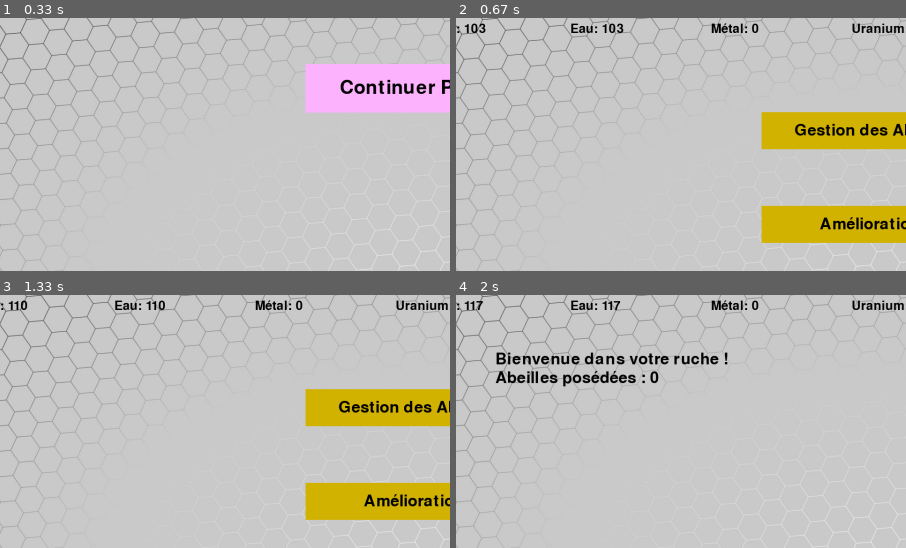
Above: before the commit, frames 1-4 (two rows, left to right).
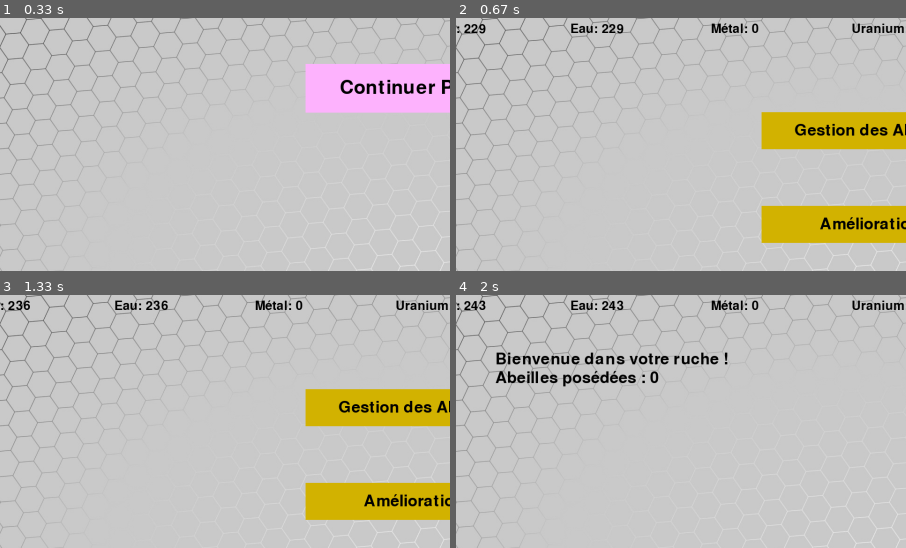
Above: after the commit, the same moments.

Repository: germainaubert/Bee-Intech
Game: pygame game, started from window.py
The game is run twice, just before and just after one commit, with the same random seed, the same clock (stepped at 60 frames per second) and the same inputs.
Inputs (mouse positions are % of the whole screen's width and height, from its top left):
- Up to frame 1 (0.33 s): no input
- Up to frame 2 (0.67 s): click (50, 14) at 0.38 s
- Up to frame 3 (1.33 s): tap Enter at 0.67 s
- Up to frame 4 (2 s): click (50, 22) at 1.6 s
The pictures show only the part of the screen within x 3-53%, y 0-50%; the shares and areas given below are measured in that part.

Frame 1 is identical in both runs. In frame 2, 0.2% of the frame differs, in the area x 1-38%, y 1-7%; in frame 3, 0.3%, in the area x 1-38%, y 1-6%; in frame 4, 0.3%.

Commit message:
bdd amélio

Diff:
--- a/database.py
+++ b/database.py
@@ -72,7 +72,7 @@
             self._ressource = tuple(self._ressource)
             self._prod = tuple(self._prod)
 
-            cur.execute("SELECT Nom, Niveau, Niveau_Requis, Cout, Ressource_Prix, Categorie, Possession FROM amelioration WHERE ruche_id = 1")
+            cur.execute("SELECT Nom, Niveau, Niveau_Requis, Cout, Ressource_Prix, Categorie, Possession, x, y FROM amelioration WHERE ruche_id = 1")
             rows = cur.fetchall()
             print("upgrades :")
             for row in rows:
@@ -84,12 +84,14 @@
                 ressource_price = row[4]
                 category = row[5]
                 possession = row[6]
+                x = row[7]
+                y = row [8]
                 if possession == 0:
                     possession = False
                 else:
                     possession = True
                 print(possession)
-                self._upgrades.append(upgrade(name, lvl, required_level, [price,ressource_price], category, possession, (3,3),"chong","./Images/bak.jpg"))
+                self._upgrades.append(upgrade(name, lvl, required_level, [price,ressource_price], category, possession, (x,y),"chong","./Images/bak.jpg"))
                 print(self._upgrades)
             cur.execute("SELECT Nom, Niveau_Requis, Numero, Ressource, Espace, Possession, Nom_Affichage, Description FROM territoires")
             rows = cur.fetchall()
--- a/window.py
+++ b/window.py
@@ -305,7 +305,7 @@
 
             )
 
-        saved_hive = None #self._database.load_data()
+        saved_hive = self._database.load_data()
         if saved_hive is not None:
             self._hive = hive(
                 level = saved_hive[0],
Binary file changed: bdd/ruche.db
